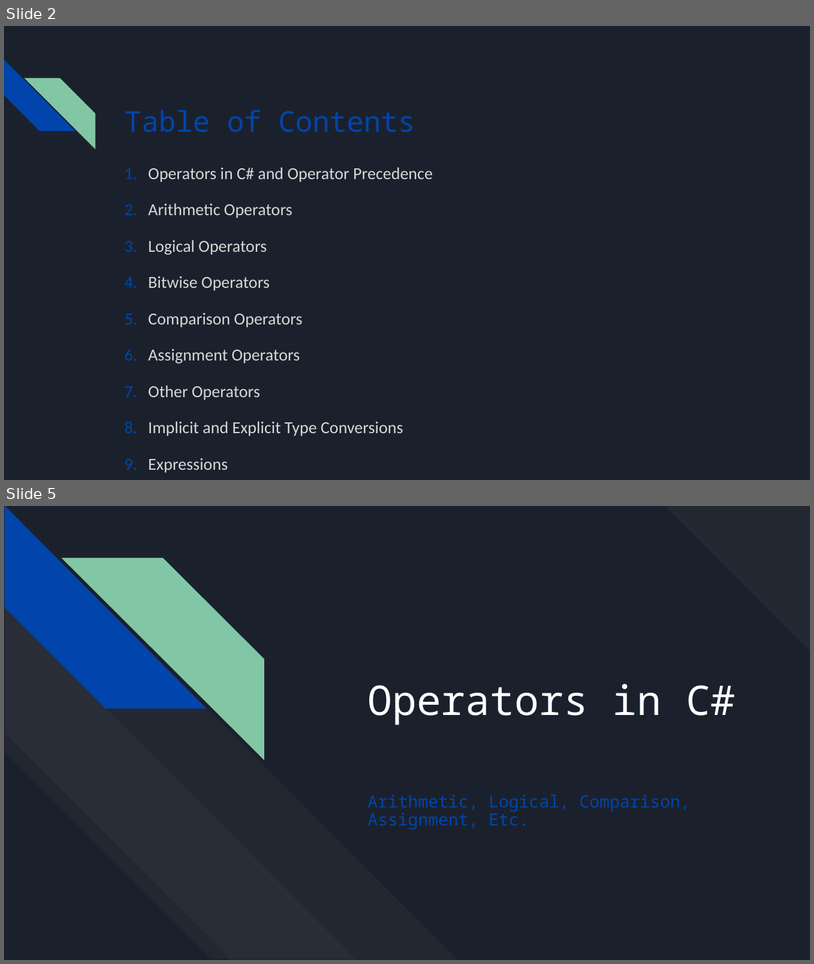
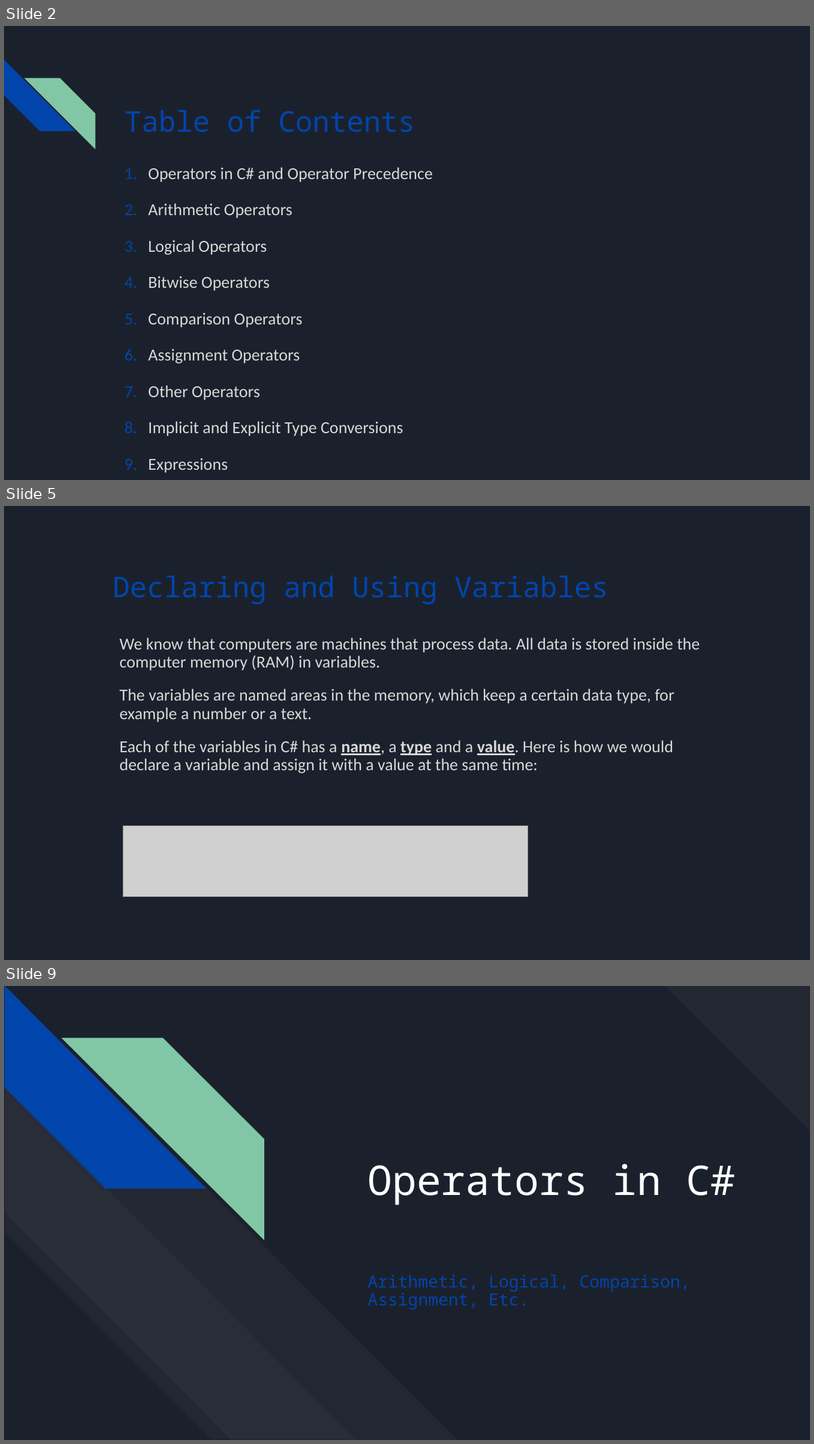
Before and after one commit to bulhard/Introduction-to-programming, a slide deck: Presentations/Lesson 02 Operators and Expressions.pptx. Shown one above the other, each under a label of ours: slides 2 and 5 before the commit, slides 2, 5 and 9 after it; the slides between them are not shown. The pictures are 814x964 and 814x1444 pixels, drawn with LibreOffice and Linux fonts; fonts in the diff are those of the drawing; grey boxes stand for pictures. Boxes give left, top, right and bottom in pixels: in the first picture for what was removed or moved away, otherwise in the second. Text is boxed around its words. In the diff, an @@ line names an element or a change of style, - is before the commit and + after.

```diff
--- a/Presentations/Lesson 02 Operators and Expressions.pptx
+++ b/Presentations/Lesson 02 Operators and Expressions.pptx
@@ slide 5 added at [4,506,810,960], background #1B212C @@
@@ title added at [113,576,609,604], 34 pt, text #0145AC @@
+Declaring and Using Variables
@@ text added at [120,637,700,773], 20 pt, text #D8D8D8 @@
+We know that computers are machines that process data. All data is stored inside the computer memory (RAM) in variables.
+The variables are named areas in the memory, which keep a certain data type, for example a number or a text.
+Each of the variables in C# has a name, a type and a value. Here is how we would declare a variable and assign it with a value at the same time:
@@ picture added at [123,825,528,896] @@
@@ what was slide 5 is now slide 9 @@
```
Also in this commit, not shown: 5 other slides added.
